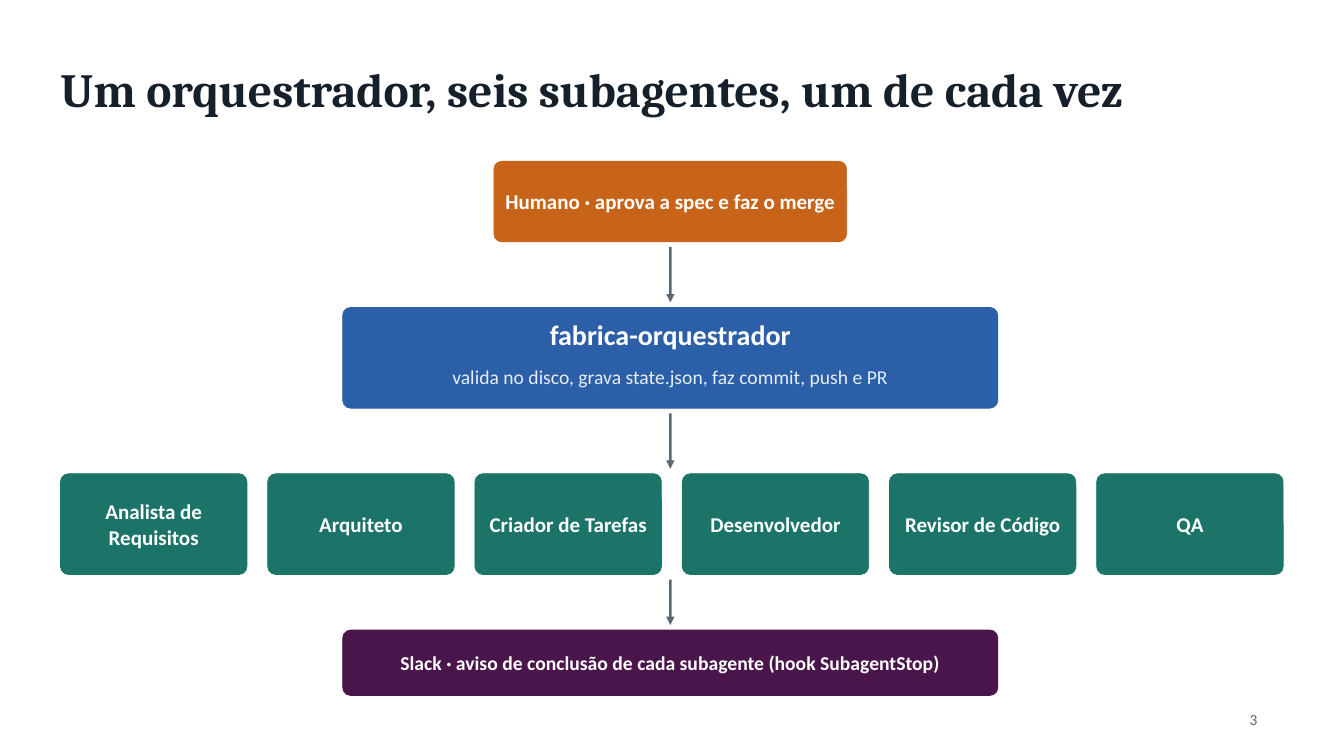
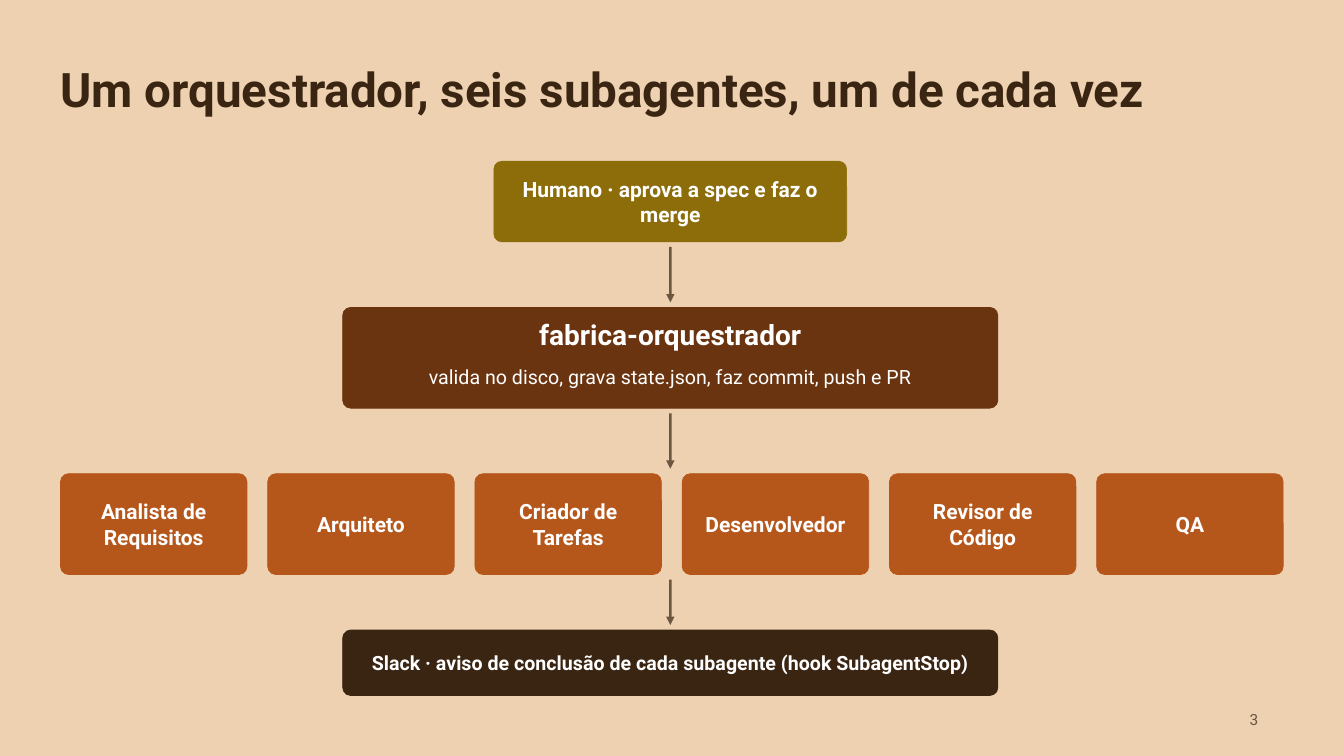
Before and after one commit to liviagomes30/fabrica-petcontrol, a slide deck: slide 3 of docs/fabrica/apresentacao-fabrica-claude-code.pptx. Drawn at 1344x756 pixels with LibreOffice and Linux fonts; fonts in the diff are those of the drawing. Boxes give left, top, right and bottom in pixels: in the first picture for what was removed or moved away, otherwise in the second. Text is boxed around its words. In the diff, an @@ line names an element or a change of style, - is before the commit and + after.

```diff
--- a/docs/fabrica/apresentacao-fabrica-claude-code.pptx
+++ b/docs/fabrica/apresentacao-fabrica-claude-code.pptx
@@ background #FFFFFF to #EDD1B0 @@
@@ title "Um orquestrador, seis subagentes, um ..." at bbox=[60, 71, 1144, 117]: font Cambria to Roboto, text colour #16202A to #3A2512 @@
@@ rounded rectangle at bbox=[494, 161, 847, 242]: fill #C8641A to #8C6D0A; outline #C8641A 0.5 pt to #8C6D0A 0.5 pt @@
@@ arrow (670, 247) - (670, 302): stroke #5A6875 1.75 pt to #6B5640 1.75 pt @@
@@ rounded rectangle at bbox=[343, 308, 998, 408]: fill #2B5FA8 to #6B3410; outline #2B5FA8 0.5 pt to #6B3410 0.5 pt @@
@@ text "valida no disco, grava state.json, ..." at bbox=[429, 369, 910, 388]: font Calibri to Roboto, text colour #E6EEF9 to #FFFFFF @@
@@ arrow (670, 413) - (670, 469): stroke #5A6875 1.75 pt to #6B5640 1.75 pt @@
@@ fill #1C7468 to #B5561A; outline #1C7468 0.5 pt to #B5561A 0.5 pt in 6 elements at bbox=[60, 474, 247, 575], bbox=[268, 474, 455, 575], bbox=[475, 474, 661, 575], bbox=[683, 474, 869, 575], bbox=[889, 474, 1076, 575], bbox=[1097, 474, 1284, 575] @@
@@ arrow (670, 580) - (670, 625): stroke #5A6875 1.75 pt to #6B5640 1.75 pt @@
@@ font Calibri to Roboto in 9 elements at bbox=[523, 181, 818, 227], bbox=[539, 323, 801, 351], bbox=[101, 503, 206, 550], bbox=[317, 516, 405, 537], bbox=[519, 503, 617, 545], bbox=[705, 516, 845, 533], bbox=[933, 503, 1032, 550], bbox=[1176, 517, 1205, 535], bbox=[372, 654, 968, 674] @@
@@ rounded rectangle at bbox=[343, 630, 998, 696]: fill #4A154B to #3A2512; outline #4A154B 0.5 pt to #3A2512 0.5 pt @@
@@ page number at bbox=[1250, 714, 1259, 725]: font Calibri to Roboto, text colour #5A6875 to #6B5640 @@
```
Also in this commit, not shown: 23 other slides changed.
